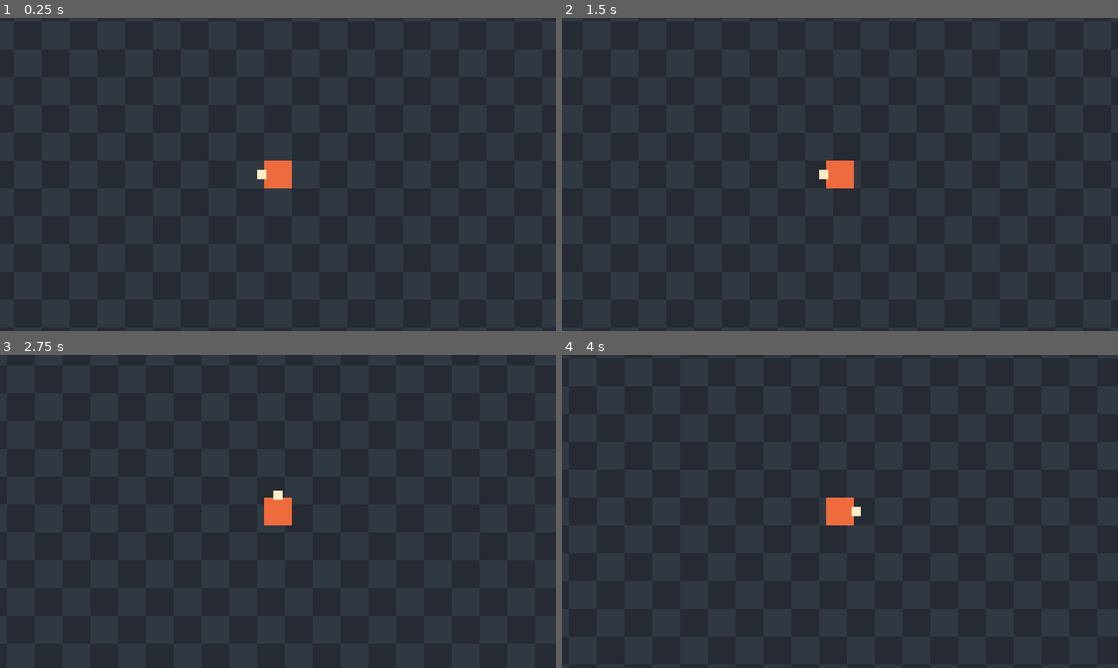
Above: before the commit, frames 1-4 (two rows, left to right).
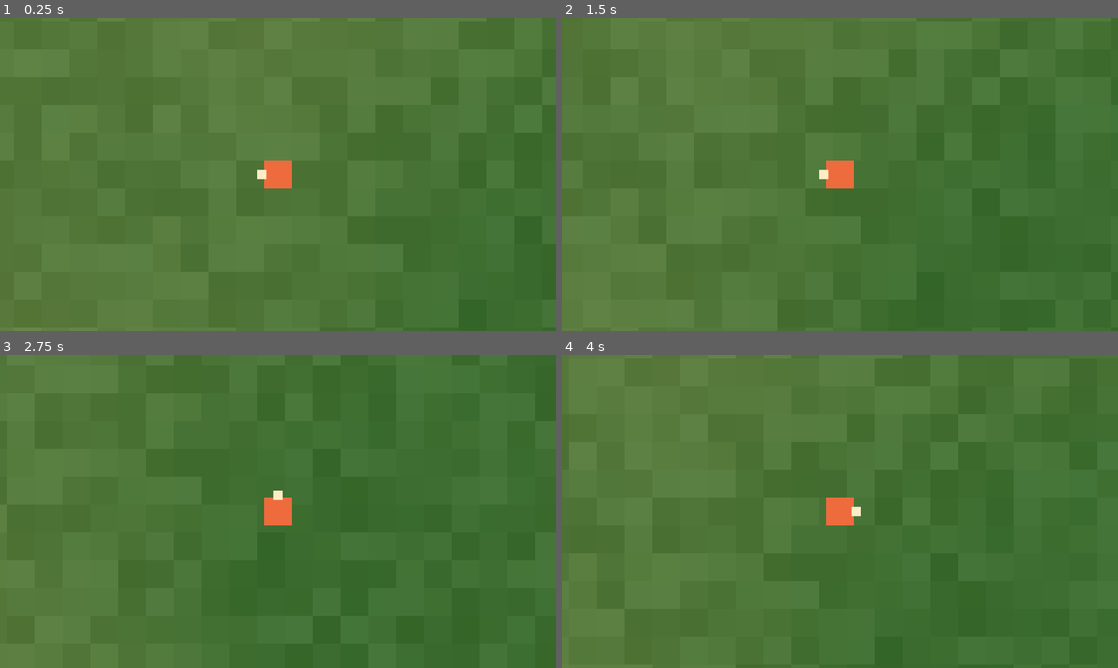
Above: after the commit, the same moments.

Repository: kimtuna/naru
Game: Godot game, scene res://scenes/main.tscn
Two runs of this game, one before a commit and one after it. Both use one fixed random seed, a clock stepped at 60 frames per second and the inputs below.
Inputs (mouse positions are in pixels of both pictures, inside the frame that each line leads up to):
- Up to frame 1 (0.25 s): no input
- Up to frame 2 (1.5 s): tap Enter at 0.5 s; move the mouse to (962, 158) at 0.52 s; hold D (move_right) 0.53-1.28 s; move the mouse to (728, 190) at 1.27 s; hold S (move_down) from 1.28 s (still down)
- Up to frame 3 (2.75 s): move the mouse to (333, 442) at 2.02 s; release S (move_down) at 2.03 s; hold D (move_right) from 2.03 s (still down)
- Up to frame 4 (4 s): move the mouse to (812, 574) at 2.77 s; release D (move_right) at 2.78 s; hold W (move_up) 2.78-3.53 s; move the mouse to (1006, 558) at 3.52 s; hold A (move_left) from 3.53 s (still down)

The runs differ from the first frame. In frame 1, 100% of the frame differs, in the area x 0-100%, y 0-100%; in frame 2, 100%; in frame 3, 100%; in frame 4, 100%.

Commit message:
월드를 화면에 그린다 — 보이는 칸만
임시 격자를 걷어냈다. 화면에 있는 것은 이제 진짜 월드다.

- scripts/world_view.gd — 순수 계산. 「어느 칸을 그리나」 + 「그 칸이 무슨 색인가」.
  물·땅 분기는 WorldGen.tile_at 이 한다 (충돌이 묻는 것과 같은 함수). 명암은 높이로
  섞어서 해안선이 보인다. 칸마다 밝기를 ±0.035 흔들어 48px 격자가 눈에 남는다.
- scripts/main.gd — _draw 가 visible_world_rect() 범위만 그린다.
  **색 캐시**: 한 칸 6.71 µs(잡음 두 번) × 273칸 = 1.83 ms = 60Hz 예산의 11% 라
  프레임마다 못 돈다. 보이는 범위가 바뀔 때만 다시 채운다 (144px 걷는 동안 3번).
- scripts/world_gen.gd — _unit → unit. 흔들기가 같은 해시를 쓴다.
- tools/tests/measure_draw.gd — 새 실측 게이트. 해안에 세우고 구운 픽셀을
  그 자리의 월드 칸 색과 맞춘다. **서서 한 번 · 걷고 한 번** (캐시는 걸어야 상한다).

잰 값 (씨앗 20260914 · 창 1920x1080 · 논리 960x540 · 60Hz):
  TESTS 66 passed, 0 failed (57 → 66) · PARSE 27개 실패 0 · IMPORT ok
  DRAW [서서]      표본 7844 · 불일치 0 · 최대 색차 0.8/255 · 물 45.9% · 땅 54.1%
  DRAW [걷고 144px] 표본 7844 · 불일치 0 · 최대 색차 0.8/255 · 물 31.0% · 땅 69.0%
  그린 칸 273 / 월드 65536 · 색 캐시 채운 횟수 5
  SHOT 960x540 색 217개 · 가장 넓은 한 색 1.3% (임시 격자 때는 3개 · 50.0%)
  MOVE 239.08 / 238.73 px/s · CAMERA 최대 편차 0.0000 px · COLLIDE 3.592 µs
  ALL GREEN (기준 5개)

대조군 4종은 redteam.sh 에 넣었다 (다음 커밋에서 돌린 값을 적는다).

Co-Authored-By: Claude Opus 5 (1M context) <noreply@anthropic.com>

Diff:
--- a/scripts/main.gd
+++ b/scripts/main.gd
@@ -1,6 +1,6 @@
 extends Node2D
 
-## 화면 뼈대 + 48px 격자 + 플레이어.
+## 화면 뼈대 + 월드 + 플레이어.
 ## 「숫자가 옳은지는 화면을 봐야 안다」 — 그 화면을 띄우는 자리다.
 ##
 ## **카메라가 플레이어를 따라간다** (P1-6). 카메라는 플레이어 씬 안에 있다 —
@@ -10,18 +10,34 @@
 ##
 ## **줌은 1 이다** (BACKLOG P1): 줌이 곧 시야라서, 1 이 아니면 창이 큰 사람이 더 멀리 본다.
 ##
-## 격자는 아직 **임시**다 — 진짜 타일은 다음 항목에서 그린다.
-## 다만 격자는 이제 **월드에 고정**된다. 화면에 고정돼 있으면 카메라가 따라가는지
-## 사람 눈에 안 보인다 (플레이어가 격자 위에서 얼어붙은 것처럼 보인다).
-## 걸으면 칸이 지나간다 — 240px/s 가 5칸/초로 보이는지는 숫자가 아니라 이걸로 확인한다.
-
-const GRID_A := Color(0.15, 0.17, 0.20)
-const GRID_B := Color(0.19, 0.22, 0.26)
+## **임시 격자를 걷어냈다.** 이제 화면에 있는 것은 진짜 월드다 — 같은 씨앗이 만든
+## 그 섬이고, 파랗게 보이는 칸이 곧 못 들어가는 칸이다. 색은 `WorldView` 가 정한다.
+##
+## **보이는 칸만 그린다.** 그릴 범위는 `visible_world_rect()` 가 준다 —
+## 카메라의 위치·줌이 전부 그 안에 들어 있다.
 
 ## 이 판의 씨앗. 저장·불러오기가 생기면 세이브에서 온다 (GDD D-1).
 const WORLD_SEED := 20260914
 
 @onready var _player: Player = $Player
+
+## 지난 프레임에 실제로 그린 칸 수. **`measure_draw.gd` 가 이 수를 읽는다** —
+## 월드를 통째로 그려도 화면 픽셀은 똑같아서 그림만 봐서는 못 잡는다.
+var drawn_tiles := 0
+
+## 색을 다시 채운 횟수. 같은 이유로 밖에 낸다 — 캐시는 눈에 안 보인다.
+var cache_fills := 0
+
+## **색은 프레임마다 다시 계산하지 않는다.** 한 칸이 6.71 µs (잡음을 두 번 돈다) 라
+## 273칸이면 1.83 ms — 60Hz 한 프레임 예산의 11% 다 (NUMBERS 9절). 나무도 몹도 UI 도
+## 아직 없는데 그걸 쓸 수는 없다.
+##
+## **칸이 바뀌는 게 아니라 보이는 범위가 바뀔 때만** 다시 채운다. 240 px/s 로 걸으면
+## 한 축당 초당 5번이므로 평균 비용이 20배 내려간다.
+## 대가는 **상해도 눈에 안 보이는 것**이다 — 그래서 measure_draw.gd 가 걸은 뒤에
+## 픽셀을 한 번 더 맞춰 본다.
+var _cache_range := Rect2i()
+var _cache := PackedColorArray()
 
 func _ready() -> void:
 	_link_world()
@@ -38,13 +54,15 @@
 		WORLD_SEED, WorldGen.SIZE, WorldGen.SIZE, WorldGen.spawn_tile(), _player.position])
 	print("CAM      줌 %s · 보이는 월드 %s" % [
 		get_viewport().get_canvas_transform().get_scale(), visible_world_rect()])
+	print("RANGE    보이는 칸 %d / 월드 %d 칸" % [
+		WorldView.tile_count(visible_world_rect()), WorldGen.SIZE * WorldGen.SIZE])
 
 ## 플레이어를 월드에 꽂는다. **이 줄이 없으면 바다 위를 걸어다닌다.**
 func _link_world() -> void:
 	_player.solid = WorldCollide.solid_from_seed(WORLD_SEED)
 
-## 카메라가 움직이면 보이는 월드 범위가 달라진다 — 격자는 월드에 고정돼 있으므로
-## 다시 그려야 한다. 다음 항목의 진짜 타일 그리기도 같은 자리에 얹힌다.
+## 카메라가 움직이면 보이는 월드 범위가 달라진다 — 타일은 월드에 고정돼 있으므로
+## 다시 그려야 한다.
 func _process(_delta: float) -> void:
 	queue_redraw()
 
@@ -55,12 +73,22 @@
 
 func _draw() -> void:
 	var t := PlayerMotion.TILE
-	var view := visible_world_rect()
-	var x0 := floori(view.position.x / t)
-	var y0 := floori(view.position.y / t)
-	var x1 := floori((view.position.x + view.size.x) / t)
-	var y1 := floori((view.position.y + view.size.y) / t)
-	for ty in range(y0, y1 + 1):
-		for tx in range(x0, x1 + 1):
-			var c: Color = GRID_A if posmod(tx + ty, 2) == 0 else GRID_B
-			draw_rect(Rect2(tx * t, ty * t, t, t), c)
+	var r := WorldView.tile_range(visible_world_rect())
+	if r != _cache_range:
+		_fill_cache(r)
+	var i := 0
+	for ty in range(r.position.y, r.position.y + r.size.y):
+		for tx in range(r.position.x, r.position.x + r.size.x):
+			draw_rect(Rect2(tx * t, ty * t, t, t), _cache[i])
+			i += 1
+	drawn_tiles = i
+
+func _fill_cache(r: Rect2i) -> void:
+	_cache.resize(r.size.x * r.size.y)
+	var i := 0
+	for ty in range(r.position.y, r.position.y + r.size.y):
+		for tx in range(r.position.x, r.position.x + r.size.x):
+			_cache[i] = WorldView.color_at(WORLD_SEED, tx, ty)
+			i += 1
+	_cache_range = r
+	cache_fills += 1
--- a/scripts/world_gen.gd
+++ b/scripts/world_gen.gd
@@ -83,7 +83,9 @@
 ## ── 잡음 ──────────────────────────────────────────────────────────────
 
 ## 좌표 → 0..1. 순서가 없는 순수 함수다.
-static func _unit(world_seed: int, x: int, y: int) -> float:
+## **밖으로 냈다**: 타일 색을 칸마다 조금 흔드는 데 WorldView 가 같은 해시를 쓴다 —
+## 두 벌을 두면 언젠가 한쪽만 고쳐진다.
+static func unit(world_seed: int, x: int, y: int) -> float:
 	var h := world_seed & 0xFFFFFFFF
 	h = (h ^ (x * 374761393)) & 0xFFFFFFFF
 	h = (h ^ (y * 668265263)) & 0xFFFFFFFF
@@ -100,10 +102,10 @@
 	var fy := y - yi
 	var u := fx * fx * (3.0 - 2.0 * fx)
 	var v := fy * fy * (3.0 - 2.0 * fy)
-	var a := _unit(world_seed, xi, yi)
-	var b := _unit(world_seed, xi + 1, yi)
-	var c := _unit(world_seed, xi, yi + 1)
-	var d := _unit(world_seed, xi + 1, yi + 1)
+	var a := unit(world_seed, xi, yi)
+	var b := unit(world_seed, xi + 1, yi)
+	var c := unit(world_seed, xi, yi + 1)
+	var d := unit(world_seed, xi + 1, yi + 1)
 	return lerpf(lerpf(a, b, u), lerpf(c, d, u), v)
 
 ## 옥타브를 겹친다. 큰 덩어리가 섬을, 작은 것이 해안선의 들쭉날쭉을 만든다.
--- /dev/null
+++ b/scripts/world_view.gd
@@ -0,0 +1,79 @@
+class_name WorldView
+extends RefCounted
+
+## 월드를 화면에 그리는 **순수 계산**. 노드도 캔버스도 안 본다 —
+## 「어느 칸을 그리나」와 「그 칸이 무슨 색인가」 둘뿐이다.
+##
+## **보이는 칸만 그린다.** 월드는 256×256 = 65536 칸이고 한 화면에는 21 × 13 = 273 칸이
+## 걸린다 — 240배다. 통째로 그려도 **사람 눈에는 똑같아 보인다**. 그래서 main.gd 가
+## 몇 칸을 그렸는지 세어 두고 `measure_draw.gd` 가 그 수를 잰다. 픽셀만 봐서는 못 잡는다.
+##
+## **색이 곧 지형이다**, 지형 위에 덧칠한 것이 아니다:
+##   - 물이냐 땅이냐는 **`WorldGen.tile_at` 이 정한다** — 충돌이 묻는 것과 글자 그대로
+##     같은 함수다. 여기서 `h > SEA_LEVEL` 을 다시 쓰면 언젠가 한쪽만 고쳐져
+##     **보이는 땅에 못 서는 날**이 온다
+##   - 그 안에서의 명암은 높이(`height_at`)로 섞는다. 해수면에 가까울수록 얕고 밝아서
+##     **해안선이 눈에 보인다**
+##
+## 칸마다 밝기를 아주 조금 흔든다(`TINT`). 두 가지 이유다:
+##   - 48px 격자가 눈에 보여야 240 px/s 가 5칸/초로 보이는지 **사람이 걸어서 확인**한다
+##   - 안 흔들면 한 화면이 거의 단색이라 `shot.sh --max-flat` 이 공허해진다
+## **흔들기는 세 채널에 같은 양을 더한다.** 그래서 아래 부등식이 절대 안 뒤집힌다:
+##   **물은 언제나 b > g > r · 땅은 언제나 g > r > b** (`test_world_view.gd` 가 지킨다)
+
+## 깊은 바다 → 얕은 바다.
+const DEEP := Color(0.05, 0.12, 0.26)
+const SHOAL := Color(0.13, 0.33, 0.52)
+
+## 해안 → 안쪽 풀밭. 해수면 바로 위가 모래빛이라 물가가 밝게 테두리 진다.
+const SHORE := Color(0.52, 0.56, 0.32)
+const GRASS := Color(0.24, 0.43, 0.19)
+
+## 명암을 다 쓰는 높이 구간. 실제 높이 범위(-0.90 .. 1.00)를 전부 쓰면
+## 화면에 걸리는 좁은 구간이 전부 같은 색이 된다 — 눈에 보이는 쪽으로 좁혔다.
+##
+## **-0.25 는 고른 값이 아니라 계산된 값이다**: 월드 밖은 감쇠가 1.25 로 포화하므로
+## 높이가 `0.35 + 0.65 - 1.25 = -0.25` 를 넘을 수 없다. 그래서 **월드 밖은 자동으로
+## 정확히 `DEEP`** 이고, 따로 분기하지 않는다 (`test_outside_world_is_deep` 가 지킨다).
+const DEEP_AT := -0.25
+const HIGH_AT := 0.72
+
+## 칸마다 흔드는 밝기 폭 (±). 0.035 = 8비트로 ±9 — 격자는 보이고 얼룩지지는 않는다.
+const TINT := 0.035
+
+## 흔들기용 씨앗 어긋내기. 지형 잡음과 같은 해시를 그대로 쓰면 **잡음이 두 번 겹쳐**
+## 큰 덩어리가 다시 보인다.
+const TINT_SALT := 0x5bf03635
+
+## ── 어느 칸을 그리나 ─────────────────────────────────────────────────
+
+## 이 월드 범위(픽셀)에 걸리는 칸들. 경계에 걸친 칸도 포함한다 —
+## 한 줄을 빼면 화면 가장자리에 배경색 띠가 생긴다.
+static func tile_range(view: Rect2) -> Rect2i:
+	var t := PlayerMotion.TILE
+	var x0 := floori(view.position.x / t)
+	var y0 := floori(view.position.y / t)
+	var x1 := floori((view.position.x + view.size.x) / t)
+	var y1 := floori((view.position.y + view.size.y) / t)
+	return Rect2i(x0, y0, x1 - x0 + 1, y1 - y0 + 1)
+
+static func tile_count(view: Rect2) -> int:
+	var r := tile_range(view)
+	return r.size.x * r.size.y
+
+## ── 그 칸이 무슨 색인가 ──────────────────────────────────────────────
+
+static func color_at(world_seed: int, x: int, y: int) -> Color:
+	var c := terrain_color(world_seed, x, y)
+	var d := (WorldGen.unit(world_seed ^ TINT_SALT, x, y) - 0.5) * 2.0 * TINT
+	return Color(clampf(c.r + d, 0.0, 1.0), clampf(c.g + d, 0.0, 1.0), clampf(c.b + d, 0.0, 1.0))
+
+## 흔들기 전의 지형색. 부등식을 재는 검사가 읽으라고 밖으로 냈다.
+static func terrain_color(world_seed: int, x: int, y: int) -> Color:
+	var h := WorldGen.height_at(world_seed, x, y)
+	if WorldGen.tile_at(world_seed, x, y) == WorldGen.LAND:
+		return SHORE.lerp(GRASS, _band(h, WorldGen.SEA_LEVEL, HIGH_AT))
+	return DEEP.lerp(SHOAL, _band(h, DEEP_AT, WorldGen.SEA_LEVEL))
+
+static func _band(v: float, lo: float, hi: float) -> float:
+	return clampf(inverse_lerp(lo, hi, v), 0.0, 1.0)
--- /dev/null
+++ b/tools/tests/measure_draw.gd
@@ -0,0 +1,166 @@
+extends SceneTree
+
+## **실측 게이트 — 그리기.** 메인 씬을 통째로 띄워 **플레이어를 진짜 해안에 세우고**,
+## 구운 화면의 픽셀 하나하나를 **그 자리의 월드 칸 색과 맞춰 본다.**
+##
+## 왜 단위 검사로 부족한가: `WorldView` 가 아무리 맞아도 `main.gd` 가 안 그리거나,
+## 다른 씨앗으로 그리거나, 카메라와 어긋난 자리에 그리면 **단위 검사는 전부 초록**이다.
+## (바퀴 3 속도 · 4 화면 · 5 방향 · 6 월드 · 7 충돌 · 8 카메라와 **같은 모양의 구멍**이다)
+##
+## **픽셀만으로는 못 잡는 것이 하나 있다**: 월드를 65536칸 통째로 그려도 화면은 똑같다.
+## 그래서 `main.gd` 가 세어 둔 `drawn_tiles` 를 같이 읽는다.
+##
+## **두 번 잰다 — 서고 나서, 그리고 걷고 나서.** main.gd 는 보이는 범위가 바뀔 때만
+## 색을 다시 채우므로, 캐시가 상하면 **화면이 월드에서 미끄러진다.** 사람 눈에는
+## 「걸으면 땅이 어긋난다」로만 보이고 서 있을 때는 멀쩡하다 — 한 번만 재면 못 잡는다.
+##
+## **해안에 세우는 이유**: 스폰은 섬 한가운데라 화면이 전부 풀밭이다. 그러면
+## 「물을 파랗게 그리나」를 한 픽셀도 못 잰다. 스폰에서 +x 로 걸어 첫 바다를 찾아
+## 그 경계에 세운다 — 화면에 물과 땅이 같이 들어온다.
+##
+## **`--headless` 로는 못 쓴다** — 렌더러가 더미라 뷰포트 텍스처가 빈다 (NUMBERS 3b절).
+##
+## 이름이 test_ 로 시작하지 않는다 — run_tests.gd 는 이 파일을 안 집는다.
+
+const LOGICAL := Vector2i(960, 540)
+const WARMUP := 4                  # 씬의 _ready(월드 배선)는 첫 프레임 뒤에 돈다
+const SETTLE := 4                  # 순간이동·걷기 뒤 카메라가 따라붙을 시간
+const STEP := 8                    # 표본 간격(px). 8 → 120 x 68 = 8160 점
+const SKIP_BOX := 56.0             # 화면 중심에서 이만큼은 건너뛴다 (몸 24 · 코 36)
+const TOL := 2.0 / 255.0           # 8비트로 두 칸. 렌더러가 반올림할 자리를 남긴다
+const MIN_SHARE := 0.15            # 물·땅이 각각 이만큼은 화면에 있어야 판정이 공허하지 않다
+const MAX_TILES := 400             # 21 x 13 = 273. 통째로 그리면 65536 이다
+const WALK := 3.0 * 48.0           # 걷는 거리(px). 3칸이면 캐시가 반드시 한 번은 다시 찬다
+const WALK_FRAMES := 300           # 안전벨트. 막혀서 못 걸으면 여기서 끊는다
+
+var _bad := 0
+var _main: Node2D
+var _player: Node2D
+var _seed := 0
+
+func _initialize() -> void:
+	var scene: String = ProjectSettings.get_setting("application/run/main_scene")
+	_main = load(scene).instantiate()
+	root.add_child(_main)
+	for i in WARMUP:
+		await process_frame
+
+	_player = _main.get_node_or_null("Player") as Node2D
+	if _player == null:
+		_fail("플레이어", "Main/Player 가 없다", "메인 씬에 플레이어")
+		_finish()
+		return
+	_seed = _main.WORLD_SEED
+
+	# ── 1. 서서 ───────────────────────────────────────────────────
+	var coast := _coast_tile()
+	_player.global_position = _center_of(coast)
+	print("DRAW 해안 칸 %s · 플레이어 %s" % [coast, _player.global_position])
+	await _settle()
+	_measure("서서")
+
+	# ── 2. 걷고 나서 ──────────────────────────────────────────────
+	# 왼쪽(섬 안쪽)으로 간다. 오른쪽은 바다라 막혀서 안 움직인다.
+	var walked := await _walk("move_left")
+	await _settle()
+	_measure("걷고 %.0f px" % walked)
+	if walked < WALK:
+		_fail("걸은 거리", "%.2f px" % walked,
+			"%.0f px 이상 (안 걸으면 캐시가 상했는지 못 잰다)" % WALK)
+	_finish()
+
+## 스폰에서 +x 로 걸어 처음 만나는 바다. 그 **앞 칸(마지막 땅)**이 해안이다.
+func _coast_tile() -> Vector2i:
+	var t := WorldGen.spawn_tile()
+	while t.x < WorldGen.SIZE and WorldGen.tile_at(_seed, t.x, t.y) == WorldGen.LAND:
+		t.x += 1
+	return Vector2i(t.x - 1, t.y)
+
+func _center_of(tile: Vector2i) -> Vector2:
+	return Vector2(tile) * PlayerMotion.TILE + Vector2.ONE * (PlayerMotion.TILE * 0.5)
+
+func _settle() -> void:
+	for i in SETTLE:
+		await process_frame
+	await RenderingServer.frame_post_draw
+
+func _walk(action: String) -> float:
+	var from := _player.global_position
+	Input.action_press(action)
+	for i in WALK_FRAMES:
+		await process_frame
+		if from.distance_to(_player.global_position) >= WALK:
+			break
+	Input.action_release(action)
+	return from.distance_to(_player.global_position)
+
+## 지금 화면을 구워서 월드와 맞춘다.
+func _measure(phase: String) -> void:
+	var tex: ViewportTexture = root.get_texture()
+	var img: Image = tex.get_image() if tex != null else null
+	if img == null or img.get_width() == 0:
+		_fail("화면 [%s]" % phase, "텍스처가 비었다", "%s (--headless 로 띄웠나?)" % LOGICAL)
+		return
+	if img.get_width() != LOGICAL.x or img.get_height() != LOGICAL.y:
+		_fail("화면 크기 [%s]" % phase, "%dx%d" % [img.get_width(), img.get_height()],
+			"%dx%d" % [LOGICAL.x, LOGICAL.y])
+		return
+	_compare(img, phase)
+
+## 화면의 점 하나하나를 월드 좌표로 되돌려 **그 칸의 색**과 맞춘다.
+## 되돌리는 데 쓰는 것이 캔버스 변환이므로, 카메라가 어긋나 있으면 여기서 통째로 빨개진다.
+func _compare(img: Image, phase: String) -> void:
+	var inv := root.get_canvas_transform().affine_inverse()
+	var center := Vector2(LOGICAL) * 0.5
+	var n := 0
+	var miss := 0
+	var water := 0
+	var worst := 0.0
+	var first := ""
+	for sy in range(STEP / 2, LOGICAL.y, STEP):
+		for sx in range(STEP / 2, LOGICAL.x, STEP):
+			var screen := Vector2(sx, sy)
+			if absf(screen.x - center.x) < SKIP_BOX and absf(screen.y - center.y) < SKIP_BOX:
+				continue                      # 플레이어 네모가 덮은 자리
+			var w: Vector2 = inv * (screen + Vector2(0.5, 0.5))
+			var tx := WorldCollide.tile_of(w.x)
+			var ty := WorldCollide.tile_of(w.y)
+			n += 1
+			if WorldGen.tile_at(_seed, tx, ty) == WorldGen.WATER:
+				water += 1
+			var want := WorldView.color_at(_seed, tx, ty)
+			var got := img.get_pixel(sx, sy)
+			var d := maxf(maxf(absf(want.r - got.r), absf(want.g - got.g)), absf(want.b - got.b))
+			if d > worst:
+				worst = d
+			if d > TOL:
+				miss += 1
+				if first == "":
+					first = "화면 (%d,%d) → 칸 (%d,%d) · 잰 값 %s · 기대 %s" % [
+						sx, sy, tx, ty, got.to_html(false), want.to_html(false)]
+
+	var wet := 100.0 * water / n
+	var drawn: int = _main.drawn_tiles
+	print("DRAW [%s] 표본 %d · 불일치 %d · 최대 색차 %.1f/255 · 물 %.1f%% · 땅 %.1f%% · 그린 칸 %d · 채운 횟수 %d" % [
+		phase, n, miss, worst * 255.0, wet, 100.0 - wet, drawn, _main.cache_fills])
+
+	if miss > 0:
+		_fail("화면이 월드와 다르다 [%s]" % phase, "%d / %d 점 (첫 어긋남: %s)" % [miss, n, first],
+			"전부 일치 (허용 색차 %.1f/255)" % (TOL * 255.0))
+	if wet < MIN_SHARE * 100.0 or wet > (1.0 - MIN_SHARE) * 100.0:
+		_fail("해안이 화면에 없다 [%s]" % phase, "물 %.1f%% · 땅 %.1f%%" % [wet, 100.0 - wet],
+			"각각 %.0f%% 이상 (한 지형만이면 색 판정이 공허하다)" % (MIN_SHARE * 100.0))
+	if drawn <= 0 or drawn > MAX_TILES:
+		_fail("그린 칸 수 [%s]" % phase, "%d 칸" % drawn,
+			"1 .. %d 칸 (보이는 칸만 — 월드는 %d 칸이다)" % [MAX_TILES, WorldGen.SIZE * WorldGen.SIZE])
+
+func _finish() -> void:
+	print("DRAW %s (표본 간격 %d px · 중심 %.0f px 제외 · 서서 + 걷고 두 번)" % [
+		"ok" if _bad == 0 else "FAIL %d개" % _bad, STEP, SKIP_BOX])
+	if _main != null:
+		_main.queue_free()
+	quit(1 if _bad > 0 else 0)
+
+func _fail(what: String, actual: String, expected: String) -> void:
+	_bad += 1
+	print("DRAW FAIL %s — 잰 값 %s · 기대 %s" % [what, actual, expected])
--- /dev/null
+++ b/tools/tests/test_world_view.gd
@@ -0,0 +1,110 @@
+extends TestBase
+
+## 월드 그리기의 순수 계산을 잰다. 값의 출처는 NUMBERS 9절.
+##
+## **여기는 「무엇을 그려야 하나」만 본다.** 「화면에 실제로 그렇게 그려졌나」는
+## tools/tests/measure_draw.gd 가 구운 픽셀을 월드 칸과 맞춰서 잰다 —
+## main.gd 가 아예 안 그려도 이 파일은 전부 초록으로 남는다.
+
+const SEED := 20260914
+const SCREEN := Vector2(960, 540)
+
+## ── 어느 칸을 그리나 ─────────────────────────────────────────────────
+
+## 화면 구석 네 점이 전부 범위 안에 있어야 한다. 한 줄이라도 모자라면
+## 화면 가장자리에 배경색 띠가 생긴다.
+func test_range_covers_every_corner_of_the_view() -> void:
+	var t := PlayerMotion.TILE
+	for origin in [Vector2(0, 0), Vector2(6168, 6168), Vector2(-100.5, 37.2), Vector2(5688, 5898)]:
+		var view := Rect2(origin, SCREEN)
+		var r := WorldView.tile_range(view)
+		for corner in [view.position, view.position + Vector2(view.size.x, 0),
+				view.position + Vector2(0, view.size.y), view.position + view.size]:
+			var c := Vector2i(floori(corner.x / t), floori(corner.y / t))
+			check(r.has_point(c), "구석 %s 의 칸 %s 이 범위 %s 밖이다 (view %s)" % [corner, c, r, view])
+
+## **보이는 칸만 그린다**는 주장은 이 비율이 전부다.
+func test_visible_tiles_are_a_sliver_of_the_world() -> void:
+	var n := WorldView.tile_count(Rect2(Vector2(6168, 6168), SCREEN))
+	var whole := WorldGen.SIZE * WorldGen.SIZE
+	check(n <= 273, "보이는 칸 — 잰 값 %d · 기대 273 이하 (20x11.25 화면 + 경계 한 줄)" % n)
+	check(n * 200 < whole, "보이는 칸 %d 이 월드 %d 칸에 비해 안 작다" % [n, whole])
+
+## 칸 경계에 딱 맞는 화면. 가로는 960/48 = 20 이 딱 떨어져서 오른쪽 끝이 다음 칸의
+## 첫 픽셀에 닿으므로 21 줄이고, 세로는 540/48 = 11.25 라 안 닿아서 12 줄이다.
+## **최대는 여기가 아니라 어긋난 화면이다** — 그때 21 x 13 = 273 이 된다.
+func test_range_on_exact_tile_boundary() -> void:
+	var t := PlayerMotion.TILE
+	var r := WorldView.tile_range(Rect2(Vector2(10 * t, 4 * t), SCREEN))
+	eq(r.position, Vector2i(10, 4), "칸 경계에 맞춘 화면의 시작 칸")
+	eq(r.size, Vector2i(21, 12), "칸 경계에 맞춘 화면의 칸 수 (20+1 가로 · 11.25→12 세로)")
+
+## 음수 좌표에서 0 쪽으로 반올림하면 칸 하나가 통째로 어긋난다.
+func test_negative_coords_floor_not_truncate() -> void:
+	var r := WorldView.tile_range(Rect2(Vector2(-10.0, -10.0), Vector2(20.0, 20.0)))
+	eq(r.position, Vector2i(-1, -1), "음수 화면의 시작 칸")
+	eq(r.size, Vector2i(2, 2), "음수 화면의 칸 수")
+
+## ── 그 칸이 무슨 색인가 ──────────────────────────────────────────────
+
+## **색이 곧 지형이다.** 흔들기는 세 채널에 같은 양을 더하므로 이 부등식은
+## 절대 안 뒤집힌다 — 뒤집히면 물처럼 보이는 땅이 생긴다.
+func test_water_is_blue_and_land_is_green() -> void:
+	var bad_water := 0
+	var bad_land := 0
+	var n := 0
+	for y in range(0, WorldGen.SIZE, 3):
+		for x in range(0, WorldGen.SIZE, 3):
+			n += 1
+			var c := WorldView.color_at(SEED, x, y)
+			if WorldGen.tile_at(SEED, x, y) == WorldGen.WATER:
+				if not (c.b > c.g and c.g > c.r):
+					bad_water += 1
+			elif not (c.g > c.r and c.r > c.b):
+				bad_land += 1
+	eq(bad_water, 0, "b > g > r 이 아닌 물 칸 (표본 %d)" % n)
+	eq(bad_land, 0, "g > r > b 가 아닌 땅 칸 (표본 %d)" % n)
+
+## 월드 밖은 감쇠가 1.25 로 포화해서 높이가 -0.25 를 못 넘는다 — **분기가 아니라
+## 부등식이 보장한다** (WorldView.DEEP_AT 머리말). 그 부등식을 여기서 잰다.
+func test_outside_world_is_deep() -> void:
+	for p in [Vector2i(-1, 100), Vector2i(100, -1), Vector2i(WorldGen.SIZE, 100),
+			Vector2i(100, WorldGen.SIZE), Vector2i(-500, -500)]:
+		eq(WorldView.terrain_color(SEED, p.x, p.y), WorldView.DEEP, "월드 밖 %s 의 지형색" % p)
+
+## 해수면 바로 위가 밝아야 해안선이 눈에 보인다.
+func test_shore_is_brighter_than_inland() -> void:
+	check(WorldView.SHORE.get_luminance() > WorldView.GRASS.get_luminance(),
+		"해안 %.3f 이 안쪽 풀밭 %.3f 보다 안 밝다" % [
+			WorldView.SHORE.get_luminance(), WorldView.GRASS.get_luminance()])
+	check(WorldView.SHOAL.get_luminance() > WorldView.DEEP.get_luminance(),
+		"얕은 바다 %.3f 가 깊은 바다 %.3f 보다 안 밝다" % [
+			WorldView.SHOAL.get_luminance(), WorldView.DEEP.get_luminance()])
+
+## 같은 씨앗은 같은 색이다 — 월드가 재현 가능해도 그림이 매번 다르면 소용없다.
+func test_same_seed_is_same_color() -> void:
+	var diff := 0
+	for i in 200:
+		var x := 60 + i
+		if WorldView.color_at(SEED, x, 128) != WorldView.color_at(SEED, x, 128):
+			diff += 1
+	eq(diff, 0, "같은 씨앗·같은 칸인데 다른 색")
+
+## **화면이 거의 단색이면 안 된다.** shot.sh 의 `--max-flat` 이 재는 것과 같은 성질을,
+## 픽셀을 굽지 않고 칸 수준에서 먼저 잡는다. 스폰 주변은 전부 땅이라 여기가 제일 위험하다.
+func test_a_screenful_is_not_flat() -> void:
+	var spawn := WorldGen.spawn_tile()
+	var counts := {}
+	var n := 0
+	for ty in range(spawn.y - 6, spawn.y + 7):
+		for tx in range(spawn.x - 10, spawn.x + 11):
+			var k := WorldView.color_at(SEED, tx, ty).to_html(false)
+			counts[k] = int(counts.get(k, 0)) + 1
+			n += 1
+	var top := 0
+	for k in counts:
+		top = maxi(top, int(counts[k]))
+	var flat := 100.0 * top / n
+	check(counts.size() >= 100,
+		"스폰 한 화면의 색 수 — 잰 값 %d개 / %d칸 · 기대 100개 이상" % [counts.size(), n])
+	check(flat <= 10.0, "스폰 한 화면의 가장 넓은 한 색 — 잰 값 %.1f%% · 기대 10%% 이하" % flat)
Not shown, added: scripts/world_view.gd.uid
Not shown, added: tools/tests/measure_draw.gd.uid
Not shown, added: tools/tests/test_world_view.gd.uid
Not shown, changed: tools/loop/check.sh
Not shown, changed: tools/loop/redteam.sh
